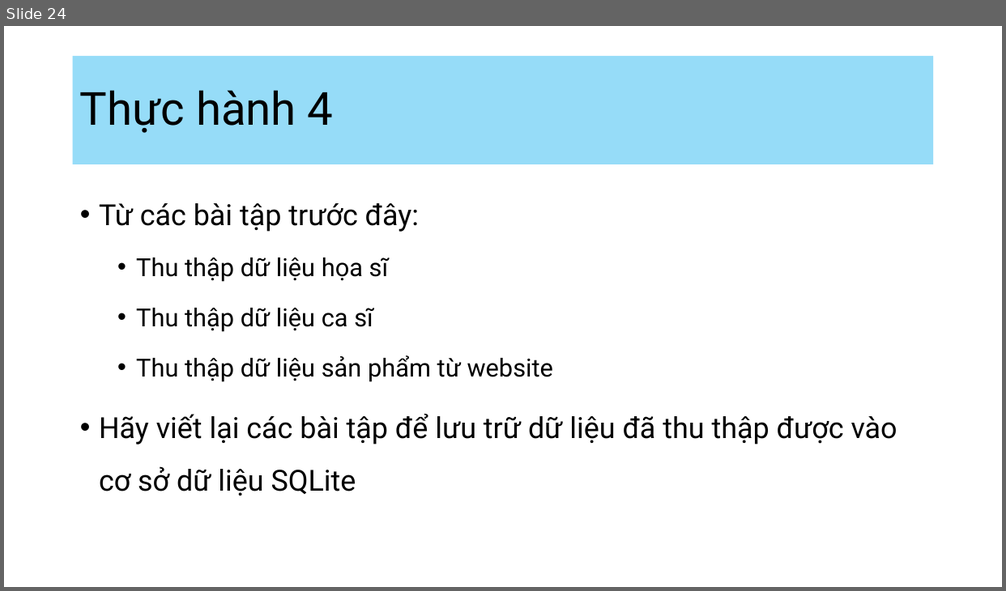
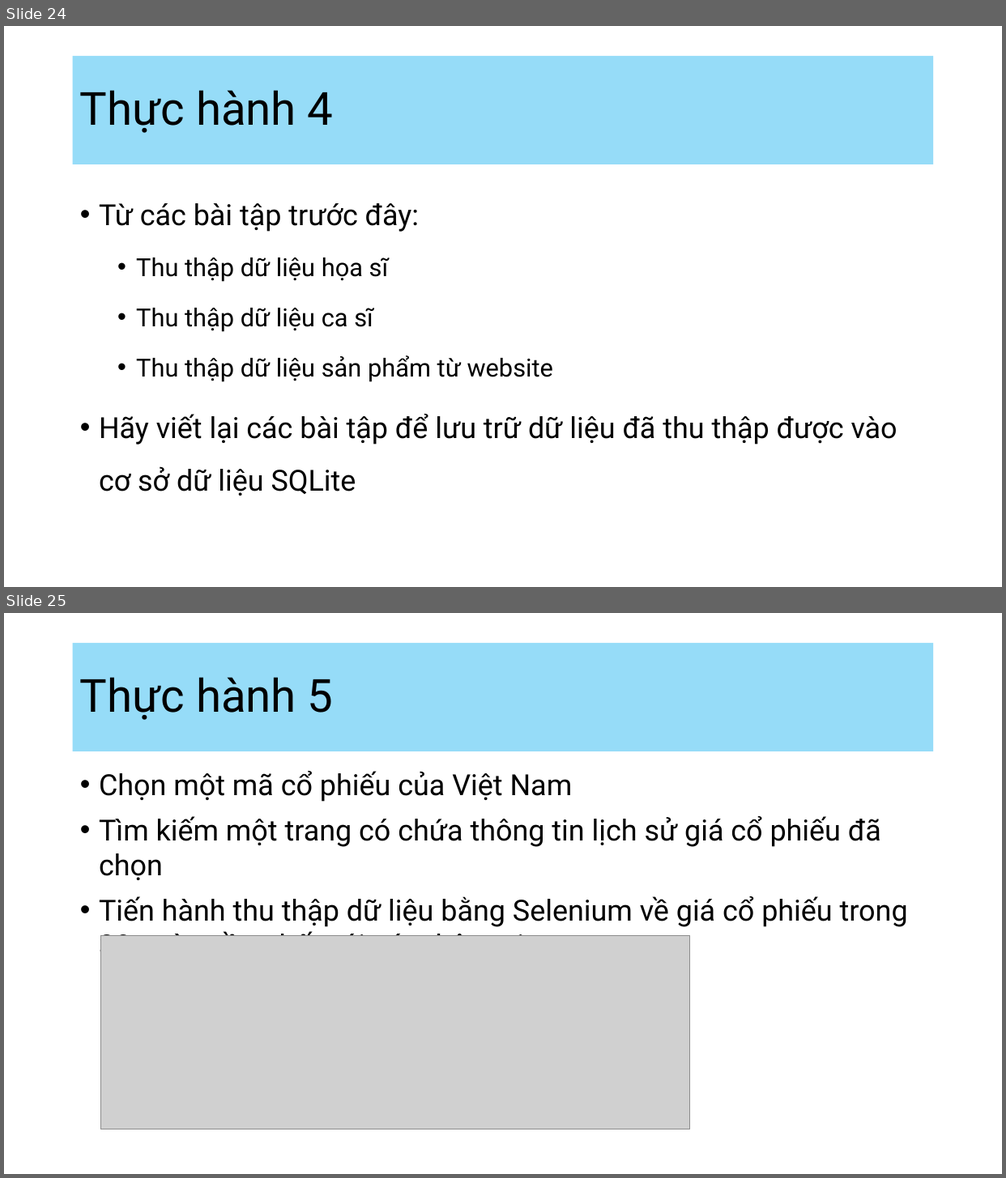
Before and after one commit to lenhattung/osds, a slide deck: 03-Cơ sở dữ liệu nhúng SQLite/SQLite.pptx. Shown one above the other, each under a label of ours: slide 24 before the commit, slides 24 and 25 after it. The pictures are 1006x591 and 1006x1178 pixels, drawn with LibreOffice and Linux fonts; fonts in the diff are those of the drawing; grey boxes stand for pictures. Boxes give left, top, right and bottom in pixels: in the first picture for what was removed or moved away, otherwise in the second. Text is boxed around its words. In the diff, an @@ line names an element or a change of style, - is before the commit and + after.

```diff
--- a/03-Cơ sở dữ liệu nhúng SQLite/SQLite.pptx
+++ b/03-Cơ sở dữ liệu nhúng SQLite/SQLite.pptx
@@ slide 25 added at (4,613,1002,1174), background #FFFFFF @@
@@ title added at (73,643,934,752), fill #96DCF8, 44 pt, text #000000 @@
+Thực hành 5
@@ text added at (99,771,908,963), 28 pt, text #000000 @@
+• Chọn một mã cổ phiếu của Việt Nam
+• Tìm kiếm một trang có chứa thông tin lịch sử giá cổ phiếu đã chọn
+• Tiến hành thu thập dữ liệu bằng Selenium về giá cổ phiếu trong 30 ngày gần nhất với các thông tin sau
@@ picture added at (100,935,690,1130) @@
```
Also in this commit, not shown: 3 other slides added.
